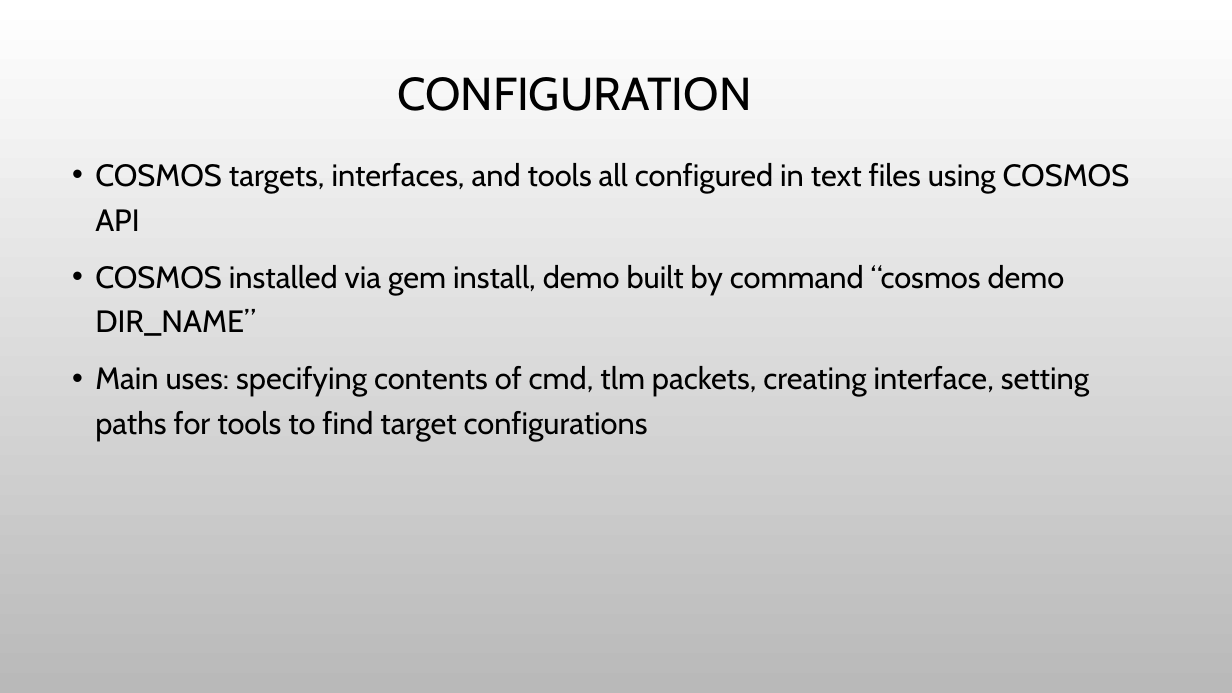
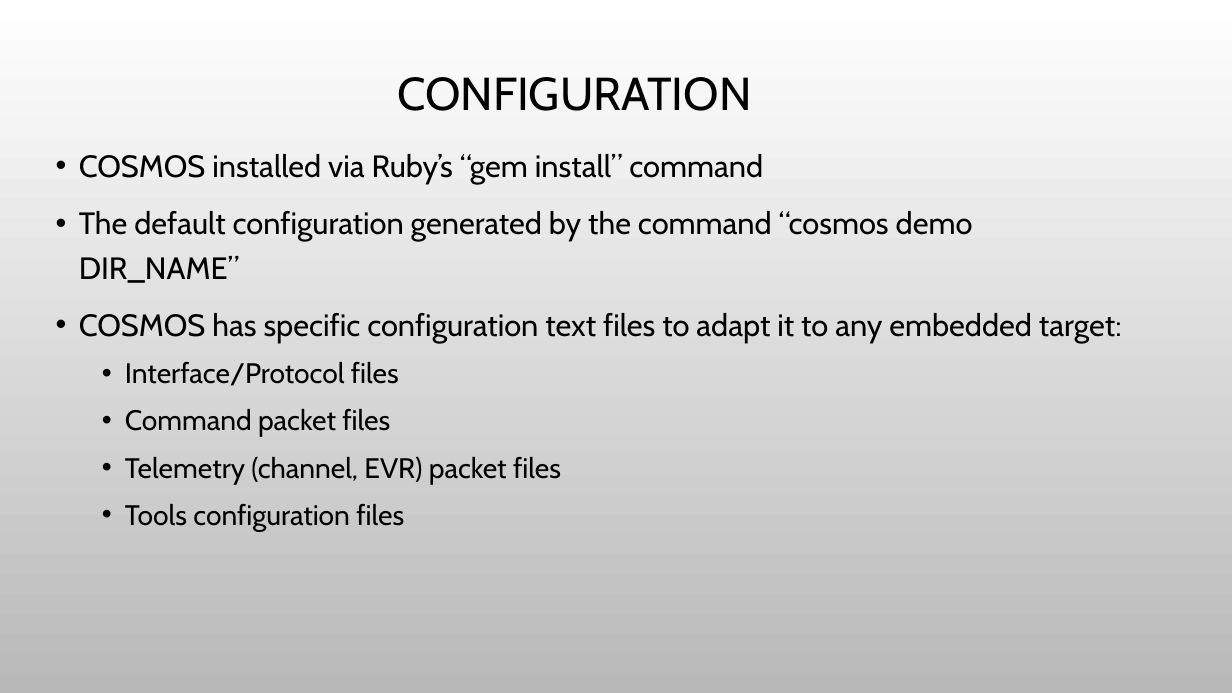
Before and after one commit to JPLOpenSource/fprime-sw-Rel1.0, a slide deck: slide 7 of Autocoders/doc/Cosmos_Presentation.pptx. Drawn at 1232x693 pixels with LibreOffice and Linux fonts; fonts in the diff are those of the drawing; background and template pictures are left out. Boxes give left, top, right and bottom in pixels: in the first picture for what was removed or moved away, otherwise in the second. Text is boxed around its words. In the diff, an @@ line names an element or a change of style, - is before the commit and + after.

```diff
--- a/Autocoders/doc/Cosmos_Presentation.pptx
+++ b/Autocoders/doc/Cosmos_Presentation.pptx
@@ text at (79, 154, 1122, 531): text changed @@
-• COSMOS targets, interfaces, and tools all configured in text files using COSMOS API
-• COSMOS installed via gem install, demo built by command “cosmos demo DIR_NAME”
-• Main uses: specifying contents of cmd, tlm packets, creating interface, setting paths for tools to find target configurations
+• COSMOS installed via Ruby’s “gem install” command
+• The default configuration generated by the command “cosmos demo DIR_NAME”
+• COSMOS has specific configuration text files to adapt it to any embedded target:
+  • Interface/Protocol files
+  • Command packet files
+  • Telemetry (channel, EVR) packet files
+  • Tools configuration files
```
Also in this commit, not shown: 4 other slides changed.
